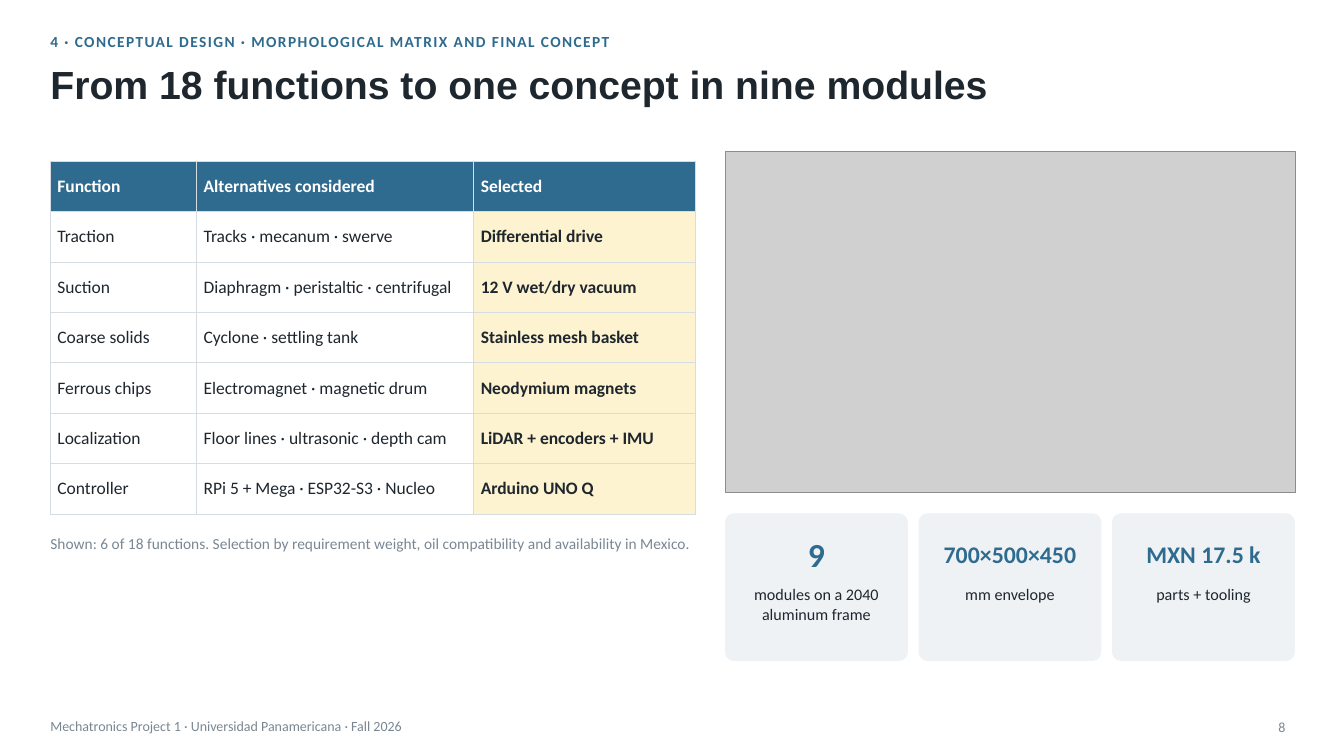
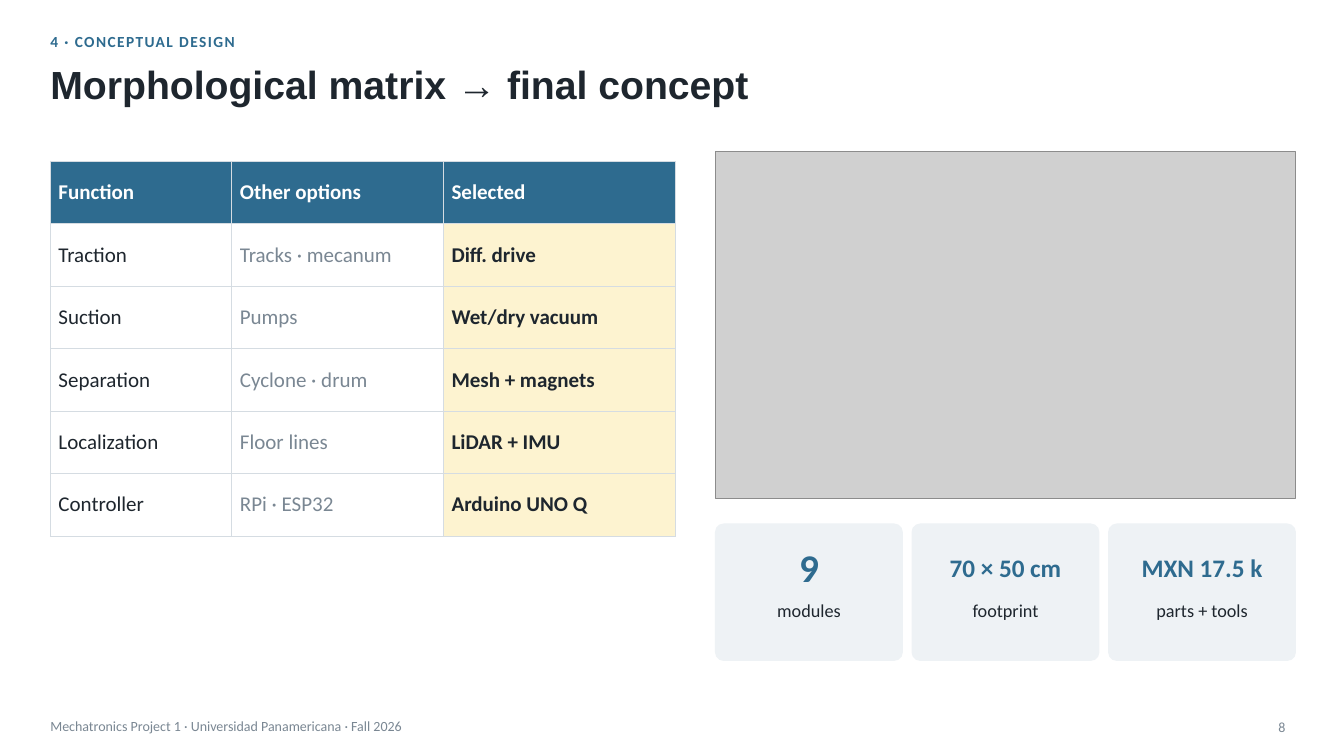
Before and after one commit to Happenedspice17/industrial-waste-clean-machine, a slide deck: slide 8 of docs/semester-1-deliverables/Final_Presentation_Waste_Robot_v2.pptx. Drawn at 1344x756 pixels with LibreOffice and Linux fonts; fonts in the diff are those of the drawing; grey boxes stand for pictures. Boxes give left, top, right and bottom in pixels: in the first picture for what was removed or moved away, otherwise in the second. Text is boxed around its words. In the diff, an @@ line names an element or a change of style, - is before the commit and + after.

```diff
--- a/docs/semester-1-deliverables/Final_Presentation_Waste_Robot_v2.pptx
+++ b/docs/semester-1-deliverables/Final_Presentation_Waste_Robot_v2.pptx
@@ text at (50,37,234,47): text changed @@
-4 · CONCEPTUAL DESIGN · MORPHOLOGICAL MATRIX AND FINAL CONCEPT
+4 · CONCEPTUAL DESIGN
@@ title at (50,70,748,107): text changed @@
-From 18 functions to one concept in nine modules
+Morphological matrix → final concept
@@ table at (50,161,676,518) @@
-row 1: Function | Alternatives considered | Selected
-row 2: Traction | Tracks · mecanum · swerve | Differential drive
-row 3: Suction | Diaphragm · peristaltic · centrifugal | 12 V wet/dry vacuum
-row 4: Coarse solids | Cyclone · settling tank | Stainless mesh basket
-row 5: Ferrous chips | Electromagnet · magnetic drum | Neodymium magnets
-row 6: Localization | Floor lines · ultrasonic · depth cam | LiDAR + encoders + IMU
-row 7: Controller | RPi 5 + Mega · ESP32-S3 · Nucleo | Arduino UNO Q
+row 1: Function | Other options | Selected
+row 2: Traction | Tracks · mecanum | Diff. drive
+row 3: Suction | Pumps | Wet/dry vacuum
+row 4: Separation | Cyclone · drum | Mesh + magnets
+row 5: Localization | Floor lines | LiDAR + IMU
+row 6: Controller | RPi · ESP32 | Arduino UNO Q
@@ table: place and size @@
-table at (50,161,696,501)
+table at (50,161,676,518)
@@ picture: place and size @@
-picture at (726,151,1296,493)
+picture at (716,151,1296,499)
@@ text removed at (50,538,689,552) @@
-Shown: 6 of 18 functions. Selection by requirement weight, oil compatibility and availability in Mexico.
@@ text "9": place and size @@
-text "9" at (808,545,825,567)
+text "9" at (799,556,819,582)
@@ text "9" at (799,556,819,582): size 24 to 28 pt @@
@@ proportions changed in 3 elements at (1109,524,1296,660), (912,524,1099,660), (716,524,902,660) @@
@@ rounded rectangle: place and size @@
-rounded rectangle at (726,514,907,660)
+rounded rectangle at (716,524,902,660)
@@ rounded rectangle: place and size @@
-rounded rectangle at (920,514,1101,660)
+rounded rectangle at (912,524,1099,660)
@@ text "MXN 17.5 k": place and size @@
-text "MXN 17.5 k" at (1146,546,1260,563)
+text "MXN 17.5 k" at (1142,559,1262,577)
@@ text "MXN 17.5 k" at (1142,559,1262,577): size 17 to 18 pt @@
@@ rounded rectangle: place and size @@
-rounded rectangle at (1113,514,1295,660)
+rounded rectangle at (1109,524,1296,660)
@@ text added at (950,560,1061,577), 18 pt, text #2E6B8F, bold @@
+70 × 50 cm
@@ text removed at (965,589,1055,603) @@
-mm envelope
@@ text at (777,604,840,617): text changed; size 11.5 to 13 pt @@
-modules on a 2040 aluminum frame
+modules
@@ text "footprint" at (973,604,1039,620): vertical alignment middle to top @@
@@ text at (973,604,1039,620): text changed; size 17 to 13 pt; text colour #2E6B8F to #1E262E; bold off @@
-700×500×450
+footprint
@@ text at (1156,604,1247,620): text changed; size 11.5 to 13 pt @@
-parts + tooling
+parts + tools
```
Also in this commit, not shown: 7 other slides changed, 1 slide added, 1 slide removed, 2 other files.
